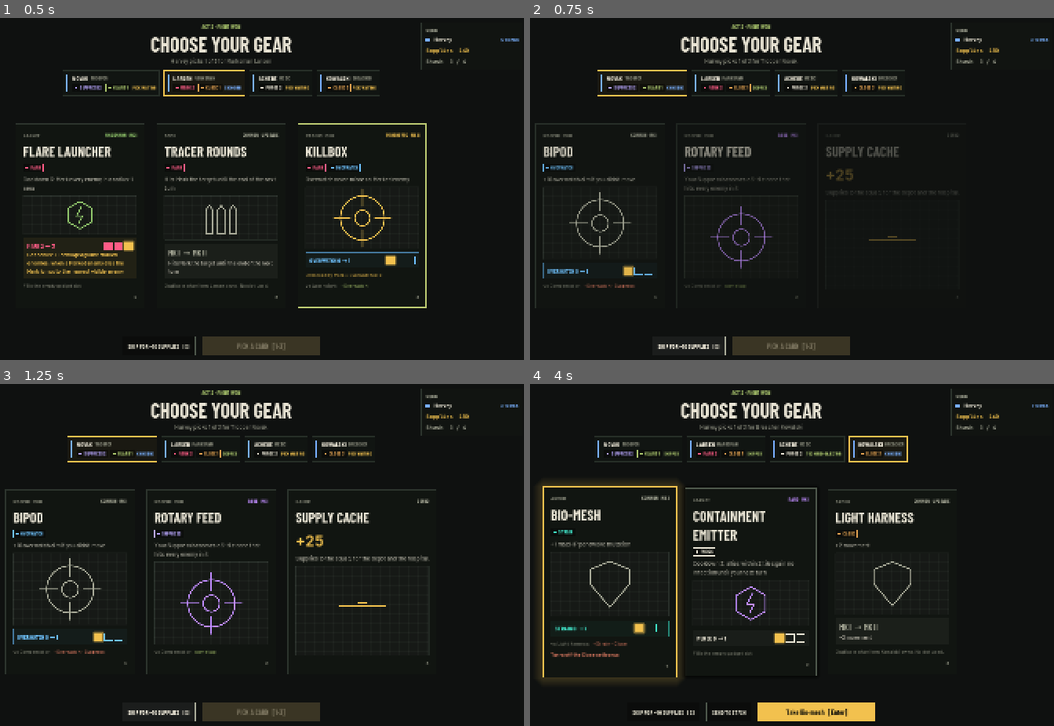
Above: before the commit, frames 1-4 (two rows, left to right).
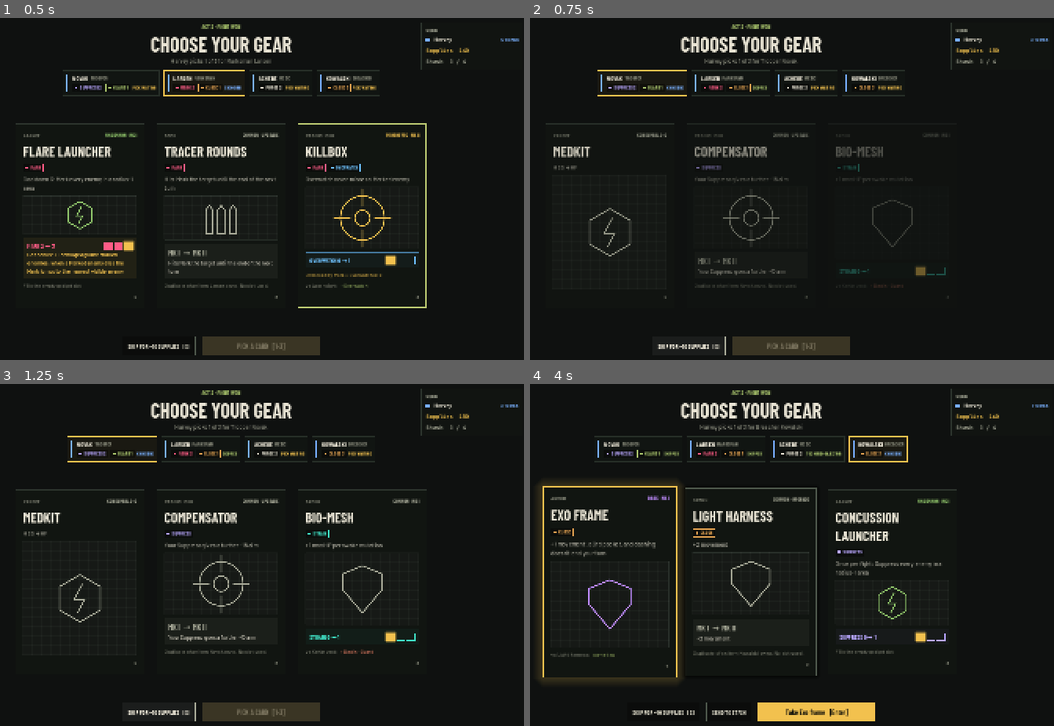
Above: after the commit, the same moments.

Repository: HarveyC/Quarantine
Game: Godot game, scene res://scenes/gear_demo.tscn
The game is run twice, just before and just after one commit, with the same random seed, the same clock (stepped at 60 frames per second) and the same inputs. This scene is started directly instead of the project's main scene.
Inputs (mouse positions are in pixels of both pictures, inside the frame that each line leads up to):
- Up to frame 1 (0.5 s): no input
- Up to frame 2 (0.75 s): click "SKIP FOR +10 SUPPLIES [S]" at 0.5 s
- Up to frame 3 (1.25 s): no input
- Up to frame 4 (4 s): click "SKIP FOR +10 SUPPLIES [S]" at 1.25 s; tap Enter at 2 s; drag from (608, 582) to (812, 479) at 2.02 s; click "Take Med-injector [Enter]" at 2.75 s; drag from (608, 582) to (718, 626) at 3.52 s

Frame 1 is identical in both runs. In frame 2, 3.3% of the frame differs, in the area x 0-82%, y 30-85%; in frame 3, 5.1%, in the area x 0-84%, y 30-85%; in frame 4, 4.7%.

Commit message:
Wire fire and spore gear to tile hazards
Thermite charge lays a 3/5-tile fire line, Igniter barrel sets the
target's tile alight, and the Burn set spreads fire around an enemy
that dies Burning. Hazards ask GearFx.hazard_hit: Flame-retardant coat
ignores fire (+move starting in it), Filter mask ignores spores,
Scorched earth fire spares the squad and purges 10 Infection, Spotter
flare doubles fire damage on Marked enemies. Those four leave PENDING.

Gear max HP now moves the run record's max_hp and hp on equip, unequip
and upgrade, so a Kevlar vest arrives with its HP filled.

Co-Authored-By: Claude Opus 5.5 (1M context) <noreply@anthropic.com>
Claude-Session: https://claude.ai/code/session_01NpDAa2pCQCVBVdvUWHAC2h

Diff:
--- a/gear/gear_fx.gd
+++ b/gear/gear_fx.gd
@@ -5,6 +5,8 @@
 ##
 ## Status keys owned here (in `unit.status`):
 ##   "burning": int        Burning ticks left (2 damage at each team phase start)
+##   "burn_source": int    unit id that set it Burning (Burn set spread, Spotter flare)
+##   "gear_fire_mobility": int mobility currently added by Flame-retardant coat
 ##   "suppress_extra": int extra aim penalty on a Suppressed unit (Compensator, Shock rounds Mk II)
 ##   "smoked": int         phase index a smoke grenade's +20 defense ends on
 ##   "contained": int      phase index until which the unit gains no Infection (Containment emitter)
@@ -20,13 +22,18 @@
 const SMOKE_DEFENSE := 20
 const CLOSE := 3.0
 
-## Items whose effect needs a system the game doesn't have yet (fire tiles, spore zones,
-## fog of war). They're kept out of reward and depot draws until they work.
+## Items whose effect needs a system the game doesn't have yet (fog of war, restraint,
+## mutation costs). They're kept out of reward and depot draws until they work.
 const PENDING: Array[String] = [
-	"flame_coat", "smart_link", "motion_tracker", "filter_mask", "symbiotic_suit",
-	"crossfire", "hold_position", "spotter_flare", "scorched_earth", "bloodletting",
+	"smart_link", "motion_tracker", "symbiotic_suit",
+	"crossfire", "hold_position", "bloodletting",
 	"recon_drone", "containment_foam",
 ]
+## Fire tiles gear makes: Thermite line length per Mk, and how long each kind of fire lasts.
+const THERMITE_LENGTH := [3, 5]
+const THERMITE_TURNS := 2
+const BURN_SET_FIRE_TURNS := 1
+const SCORCHED_PURGE := 10
 
 ## Gadget abilities: targeting, action cost (0 = free, -1 = ends turn), uses per fight
 ## (Mk I, Mk II; 0 = unlimited) and cooldown (Mk I, Mk II).
@@ -176,7 +183,7 @@
 			ignite(s, u, t, mk(u, "incendiary_rounds"))
 		if has(u, "igniter_barrel") and u.status.get("igniter_turn", -1) != s.turn:
 			u.status["igniter_turn"] = s.turn
-			ignite(s, u, t, mk(u, "igniter_barrel"))
+			set_fire(s, u, [t.pos], mk(u, "igniter_barrel"))
 	if hit and t.team == Types.Team.ENEMY and has(u, "purifier_rounds") and u.infection > 0:
 		Infection.add(s, u, -(3 if mk(u, "purifier_rounds") < 2 else 5))
 	if hit and close and has(u, "feral_grip") and u.hp < u.max_hp:
@@ -212,6 +219,8 @@
 		if best:
 			best.status["tagged"] = t.status.tagged
 			s.emit({"type": "gear", "unit": u.id, "item": "mark_set", "target": best.id})
+	if is_burning(s, t):
+		_burn_set_spread(s, t)
 	if is_burning(s, t) and has(u, "phosphor_rounds"):
 		var radius := 1 if mk(u, "phosphor_rounds") < 2 else 2
 		for o in s.living():
@@ -244,7 +253,60 @@
 		turns += 1
 	if int(t.status.get("burning", 0)) < turns:
 		t.status["burning"] = turns
+		t.status["burn_source"] = u.id
 		s.emit({"type": "burning", "unit": t.id, "turns": turns})
+
+
+## Puts `u`'s fire on `cells` for `turns` rounds (Hazards; walls are skipped there).
+static func set_fire(s: GameState, u: Unit, cells: Array, turns: int) -> void:
+	Hazards.add(s, cells, "fire", turns, u.id)
+
+
+## Burn set: an enemy that dies Burning from a Burn-set soldier's fire sets the tiles around it alight.
+static func _burn_set_spread(s: GameState, t: Unit) -> void:
+	var src := s.get_unit(int(t.status.get("burn_source", -1)))
+	if src == null or not has_set(src, "Burn"):
+		return
+	var cells: Array[Vector2i] = []
+	for dx in range(-1, 2):
+		for dy in range(-1, 2):
+			var c := t.pos + Vector2i(dx, dy)
+			if s.grid.in_bounds(c):
+				cells.append(c)
+	set_fire(s, src, cells, BURN_SET_FIRE_TURNS)
+
+
+## Hazards hook: what a hazard tile does to `u` once gear has its say. Returns
+## Vector2i(damage, infection). Flame-retardant coat ignores fire, Filter mask ignores spores,
+## Scorched earth fire spares the squad and burns Infection off them instead, Spotter flare
+## doubles fire damage on Marked enemies.
+static func hazard_hit(s: GameState, u: Unit, h: Dictionary, damage: int, infection: int) -> Vector2i:
+	if h.kind == "fire":
+		var src := s.get_unit(int(h.get("source", -1)))
+		if src != null and has(src, "scorched_earth") and not src.is_enemy_of(u):
+			if u.team == Types.Team.PLAYER and u.infection > 0 and not u.status.has("deployable"):
+				s.emit({"type": "gear", "unit": src.id, "item": "scorched_earth", "target": u.id})
+				Infection.add(s, u, -SCORCHED_PURGE)
+			return Vector2i.ZERO
+		if has(u, "flame_coat"):
+			return Vector2i(0, infection)
+		if src != null and has(src, "spotter_flare") and is_marked(s, u):
+			damage *= 2
+	if h.kind == "spore" and has(u, "filter_mask"):
+		infection = 0
+	return Vector2i(damage, infection)
+
+
+## A line of `length` tiles starting at `cell`, running away from `from` (8 directions).
+static func fire_line(from: Vector2i, cell: Vector2i, length: int) -> Array[Vector2i]:
+	var d := cell - from
+	var dir := Vector2i(signi(d.x), signi(d.y))
+	if dir == Vector2i.ZERO:
+		dir = Vector2i.RIGHT
+	var out: Array[Vector2i] = []
+	for i in length:
+		out.append(cell + dir * i)
+	return out
 
 
 ## Combat's Suppress ability: Compensator penalty, Rotary feed cone.
@@ -293,14 +355,27 @@
 				u.status["burning"] = left
 			else:
 				u.status.erase("burning")
-			s.emit({"type": "burn", "unit": u.id, "damage": BURN_DAMAGE})
-			Rules.deal_damage(s, u, BURN_DAMAGE)
+			var dmg := BURN_DAMAGE
+			var src := s.get_unit(int(u.status.get("burn_source", -1)))
+			if src != null and has(src, "spotter_flare") and is_marked(s, u):
+				dmg *= 2
+			s.emit({"type": "burn", "unit": u.id, "damage": dmg})
+			Rules.deal_damage(s, u, dmg)
+			if not u.is_alive():
+				_burn_set_spread(s, u)
 	for u in s.living(Types.Team.PLAYER):
 		var want := 1 if has_set(u, "Close") else 0
 		var have := int(u.status.get("gear_set_mobility", 0))
 		if want != have:
 			u.mobility += want - have
 			u.status["gear_set_mobility"] = want
+		var fire := 0
+		if has(u, "flame_coat") and Hazards.at(s, u.pos).get("kind", "") == "fire":
+			fire = mk(u, "flame_coat")
+		var had := int(u.status.get("gear_fire_mobility", 0))
+		if fire != had:
+			u.mobility += fire - had
+			u.status["gear_fire_mobility"] = fire
 
 
 static func on_move(s: GameState, u: Unit) -> void:
@@ -479,12 +554,12 @@
 				_suppress(s, u, o)
 			ev["units"] = hit.map(func(o): return o.id)
 		"thermite_charge":
-			var r := 1 if mk(u, key) < 2 else 2
-			var hit: Array = (area.call(r) as Array).filter(func(o): return u.is_enemy_of(o))
-			ev["units"] = hit.map(func(o): return o.id)
+			var line := fire_line(u.pos, cell, THERMITE_LENGTH[clampi(mk(u, key), 1, 2) - 1])
 			s.emit(ev)
-			for o in hit:
-				ignite(s, u, o, 2)
+			set_fire(s, u, line, THERMITE_TURNS)
+			for o in s.living():
+				if u.is_enemy_of(o) and line.has(o.pos):
+					ignite(s, u, o, 1)
 			return
 		"med_injector", "suppressant_shot":
 			var amount := 15
--- a/gear/loadout.gd
+++ b/gear/loadout.gd
@@ -83,6 +83,7 @@
 		mk = 2
 	var p := preview_equip(record, id)
 	var g := of(record)
+	var hp_before := gear_max_hp(record)
 	var res := {"mode": p.mode, "slot": p.slot, "displaced": null, "scrapped": false}
 	match p.mode:
 		"equip":
@@ -96,6 +97,7 @@
 			res.scrapped = not stash_add(run, p.old.id, p.old.mk)
 			g.slots[p.slot] = {"id": id, "mk": mk}
 	_fit_pockets(run, record)
+	_sync_hp(record, hp_before)
 	return res
 
 
@@ -104,9 +106,11 @@
 	var it = item_at(record, slot)
 	if it == null or stash_full(run):
 		return false
+	var hp_before := gear_max_hp(record)
 	stash_add(run, it.id, it.mk)
 	of(record).slots[slot] = null
 	_fit_pockets(run, record)
+	_sync_hp(record, hp_before)
 	return true
 
 
@@ -115,8 +119,28 @@
 	var it = item_at(record, slot)
 	if it == null or it.mk >= 2:
 		return false
+	var hp_before := gear_max_hp(record)
 	it.mk = 2
+	_sync_hp(record, hp_before)
 	return true
+
+
+## Max HP the soldier's equipped gear adds (Kevlar vest, Filter mask Mk II, ...).
+static func gear_max_hp(record) -> int:
+	var total := 0
+	for e in equipped(record):
+		total += int(GearData.stats(e.id, e.mk).get("max_hp", 0))
+	return total
+
+
+## Gear max HP changed outside a fight: the run record's max_hp and hp move with it, so new
+## armour arrives with its HP filled and dropping it can't leave hp above max (never below 1).
+static func _sync_hp(record, before: int) -> void:
+	var delta := gear_max_hp(record) - before
+	if delta == 0 or not record.has("max_hp"):
+		return
+	record.max_hp += delta
+	record.hp = clampi(int(record.hp) + delta, 1, record.max_hp) if int(record.hp) > 0 else record.hp
 
 
 # --- Stash -----------------------------------------------------------------------------
--- a/hazards/hazards.gd
+++ b/hazards/hazards.gd
@@ -152,8 +152,12 @@
 		return
 	var k: Dictionary = KINDS[h.kind]
 	var infection: int = k.infection if _takes_infection(u) else 0
-	s.emit({"type": "hazard_tick", "unit": u.id, "kind": h.kind, "cell": cell, "damage": k.damage, "infection": infection})
-	if k.damage > 0:
-		Rules.deal_damage(s, u, k.damage, null)
+	var hit := GearFx.hazard_hit(s, u, h, k.damage, infection)  # coats, masks, Scorched earth
+	if hit == Vector2i.ZERO:
+		return
+	infection = hit.y
+	s.emit({"type": "hazard_tick", "unit": u.id, "kind": h.kind, "cell": cell, "damage": hit.x, "infection": infection})
+	if hit.x > 0:
+		Rules.deal_damage(s, u, hit.x, null)
 	if infection > 0 and u.is_alive():
 		Infection.add(s, u, infection)
--- a/tests/test_gear.gd
+++ b/tests/test_gear.gd
@@ -286,3 +286,20 @@
 	for a in GearRun.autoplay_actions(run):
 		assert_true(RunRules.apply(run, a), "autoplay action %s" % str(a))
 	assert_true(not GearRun.has_pending(run), "nothing left pending")
+
+
+func test_max_hp_gear_moves_record_hp() -> void:
+	var run := make_run()
+	var r: Dictionary = run.soldiers[2]
+	r["max_hp"] = 6
+	r["hp"] = 5
+	Loadout.equip(run, r, "kevlar_vest")
+	assert_eq([r.max_hp, r.hp], [8, 7], "+2 max and current")
+	Loadout.equip(run, r, "kevlar_vest")
+	assert_eq([r.max_hp, r.hp], [9, 8], "Mk II adds one more")
+	Loadout.unequip(run, r, "armor")
+	assert_eq([r.max_hp, r.hp], [6, 5], "taking it off removes it")
+	r.hp = 1
+	Loadout.equip(run, r, "kevlar_vest", 2)
+	Loadout.unequip(run, r, "armor")
+	assert_eq(r.hp, 1, "never drops below 1")
--- a/tests/test_gear_fx.gd
+++ b/tests/test_gear_fx.gd
@@ -217,3 +217,84 @@
 	u.actions_left = 2
 	a.cell = Vector2i(3, 3)
 	assert_eq(Rules.validate(s, a), "Used up this fight", "once per fight")
+
+
+func test_thermite_lays_a_fire_line() -> void:
+	var s := _state()
+	var u := _add(s, "medic", Types.Team.PLAYER, Vector2i(2, 2))
+	var e := _add(s, "runner", Types.Team.ENEMY, Vector2i(6, 2))
+	_gear(u, ["thermite_charge"])
+	assert_true(Rules.apply(s, {"type": Types.ABILITY, "unit": u.id, "ability": "gear:thermite_charge", "cell": Vector2i(5, 2)}), "thrown")
+	var cells := Hazards.cells_of(s, "fire")
+	assert_eq(cells.size(), 3, "3-tile line")
+	assert_true(cells.has(Vector2i(5, 2)) and cells.has(Vector2i(7, 2)), "runs away from the thrower: %s" % str(cells))
+	assert_true(GearFx.is_burning(s, e), "enemy in the line Burns")
+
+
+func test_igniter_barrel_sets_the_tile_alight() -> void:
+	var s := _state()
+	var u := _add(s, "trooper", Types.Team.PLAYER, Vector2i(2, 2))
+	var t := _add(s, "spitter", Types.Team.ENEMY, Vector2i(6, 2))
+	_gear(u, [["igniter_barrel", 2]])
+	GearFx.after_shot(s, u, t, true, false, 2)
+	assert_eq(Hazards.at(s, t.pos).get("kind", ""), "fire", "fire under the target")
+	assert_eq(int(Hazards.at(s, t.pos).turns), 2, "Mk II: 2 turns")
+
+
+func test_coat_mask_and_scorched_earth_against_hazards() -> void:
+	var s := _state()
+	var hz := _add(s, "medic", Types.Team.PLAYER, Vector2i(1, 1))
+	var coat := _add(s, "trooper", Types.Team.PLAYER, Vector2i(3, 3))
+	var mask := _add(s, "medic", Types.Team.PLAYER, Vector2i(5, 3))
+	var bare := _add(s, "marksman", Types.Team.PLAYER, Vector2i(7, 3))
+	_gear(coat, ["flame_coat"])
+	_gear(mask, ["filter_mask"])
+	Hazards.add(s, [coat.pos, bare.pos], "fire", 2)
+	Hazards.add(s, [mask.pos], "spore", 2)
+	var hp := coat.hp
+	var bhp := bare.hp
+	Hazards.on_team_phase_end(s)
+	assert_eq(coat.hp, hp, "coat ignores fire")
+	assert_eq(bare.hp, bhp - 2, "no coat burns")
+	assert_eq(mask.infection, 0, "mask ignores spores")
+	var mob := coat.mobility
+	GearFx.on_team_phase_start(s)
+	assert_eq(coat.mobility, mob + 1, "coat: +1 move starting in fire")
+	Hazards.remove(s, [coat.pos])
+	GearFx.on_team_phase_start(s)
+	assert_eq(coat.mobility, mob, "bonus gone off the fire")
+	# Scorched earth: the Hazmat's fire spares the squad and purges them.
+	_gear(hz, ["scorched_earth"])
+	bare.infection = 30
+	bhp = bare.hp
+	Hazards.remove(s, [bare.pos])
+	GearFx.set_fire(s, hz, [bare.pos], 2)
+	Hazards.on_team_phase_end(s)
+	assert_eq(bare.hp, bhp, "own fire is harmless")
+	assert_eq(bare.infection, 20, "-10 Infection")
+
+
+func test_spotter_flare_doubles_fire_on_marked() -> void:
+	var s := _state()
+	var u := _add(s, "marksman", Types.Team.PLAYER, Vector2i(1, 1))
+	var e := _add(s, "spitter", Types.Team.ENEMY, Vector2i(6, 2))
+	e.max_hp = 20
+	e.hp = 20
+	_gear(u, ["spotter_flare"])
+	GearFx._mark(s, e, 4)
+	GearFx.set_fire(s, u, [e.pos], 2)
+	Hazards.on_enemy_phase_end(s)
+	assert_eq(e.hp, 16, "4 fire damage on a Marked enemy")
+
+
+func test_burn_set_spreads_fire_on_death() -> void:
+	var s := _state()
+	var u := _add(s, "medic", Types.Team.PLAYER, Vector2i(1, 1))
+	var e := _add(s, "runner", Types.Team.ENEMY, Vector2i(6, 3))
+	_gear(u, ["incendiary_rounds", "igniter_barrel", "flame_coat"])
+	GearFx.ignite(s, u, e, 2)
+	e.hp = 1
+	s.turn = 2
+	GearFx.on_team_phase_start(s)
+	assert_true(not e.is_alive(), "burned to death")
+	assert_eq(Hazards.cells_of(s, "fire").size(), 9, "tiles around it catch fire")
Not shown, changed: docs/ARCHITECTURE.md
